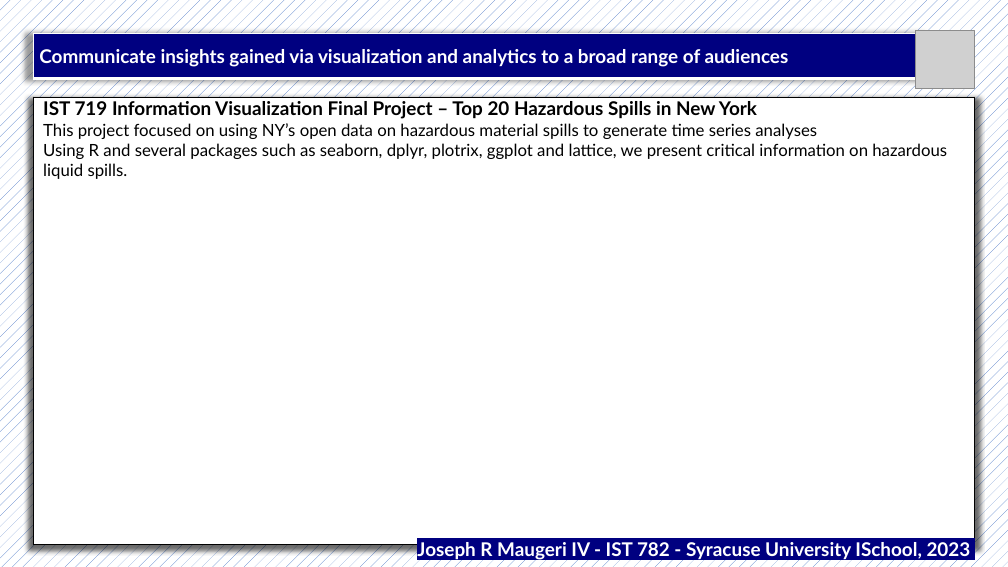
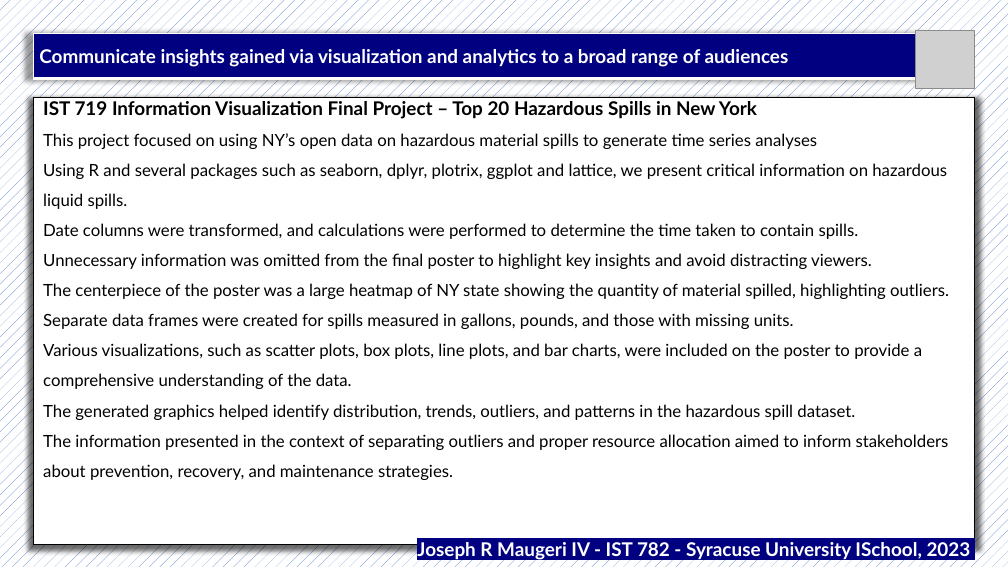
Before and after one commit to jrmaugeri/MS-ADS_Portfolio, a slide deck: slide 11 of Portfolio Presentation/IST782_Powerpoint_Maugeri.pptx (slide 7 before the commit). Drawn at 1008x567 pixels with LibreOffice and Linux fonts; fonts in the diff are those of the drawing; grey boxes stand for pictures. Boxes give left, top, right and bottom in pixels: in the first picture for what was removed or moved away, otherwise in the second. Text is boxed around its words. In the diff, an @@ line names an element or a change of style, - is before the commit and + after.

Commit message:
Final Commit before Submission
Recorded and added the video, refined the paper, and made sure all materials are present

```diff
--- a/Portfolio Presentation/IST782_Powerpoint_Maugeri.pptx
+++ b/Portfolio Presentation/IST782_Powerpoint_Maugeri.pptx
@@ table at (33, 97, 975, 544) @@
-row 1, column 1: IST 719 Information Visualization Final Project – Top 20 Hazardous Spills in New York / This project focused on using NY’s open data on hazardous material spills to generate time series analyses / Using R and several packages such as seaborn, dplyr, plotrix, ggplot and lattice, we present critical information on hazardous liquid spills.
+row 1, column 1: IST 719 Information Visualization Final Project – Top 20 Hazardous Spills in New York / This project focused on using NY’s open data on hazardous material spills to generate time series analyses / Using R and several packages such as seaborn, dplyr, plotrix, ggplot and lattice, we present critical information on hazardous liquid spills. / Date columns were transformed, and calculations were performed to determine the time taken to contain spills. / Unnecessary information was omitted from the final poster to highlight key insights and avoid distracting viewers. / The centerpiece of the poster was a large heatmap of NY state showing the quantity of material spilled, highlighting outliers. / Separate data frames were created for spills measured in gallons, pounds, and those with missing units. / Various visualizations, such as scatter plots, box plots, line plots, and bar charts, were included on the poster to provide a comprehensive understanding of the data. / The generated graphics helped identify distribution, trends, outliers, and patterns in the hazardous spill dataset. / The information presented in the context of separating outliers and proper resource allocation aimed to inform stakeholders about prevention, recovery, and maintenance strategies.
```
Also in this commit, not shown: 4 other slides changed, 8 slides added, 3 other files.
